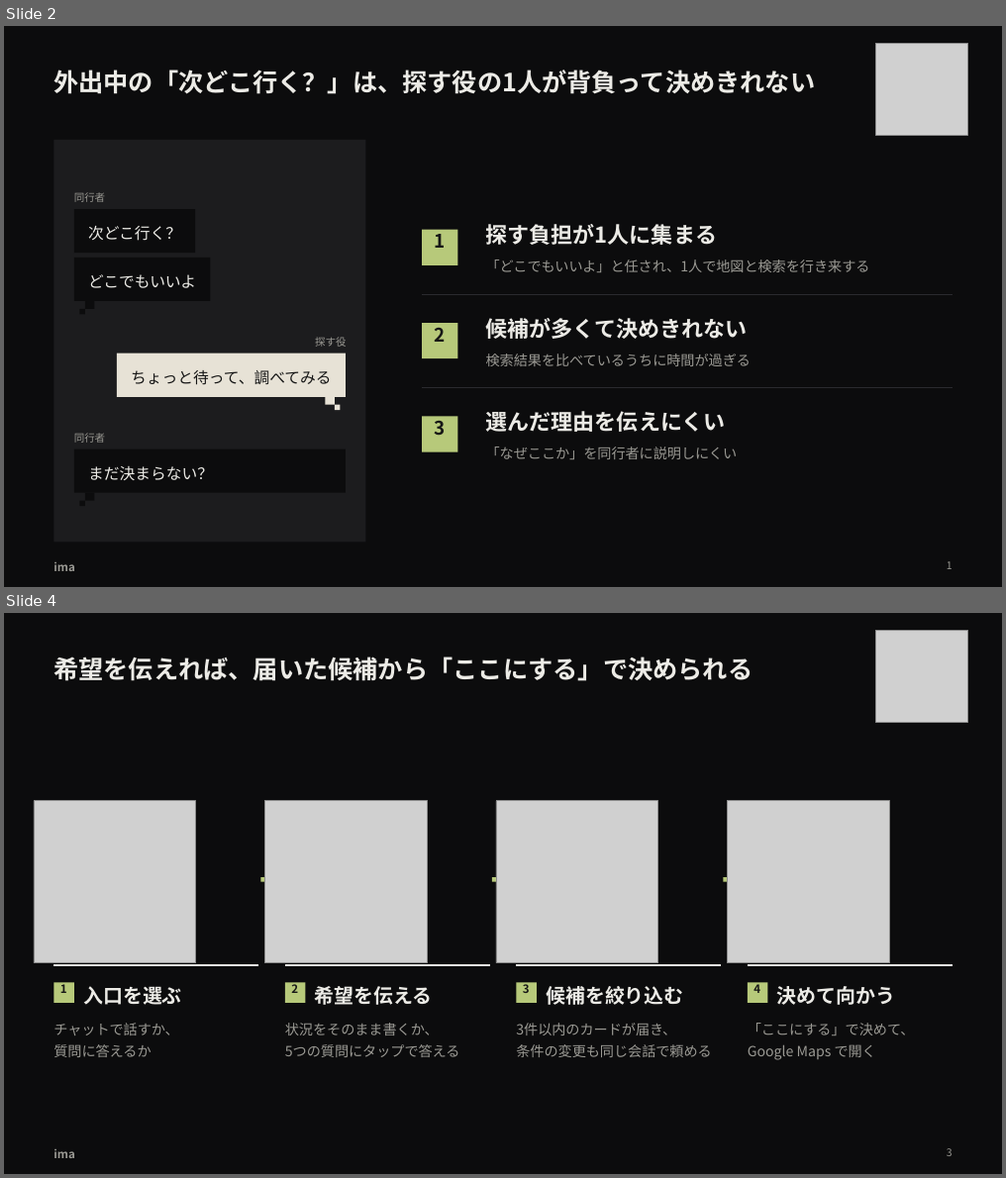
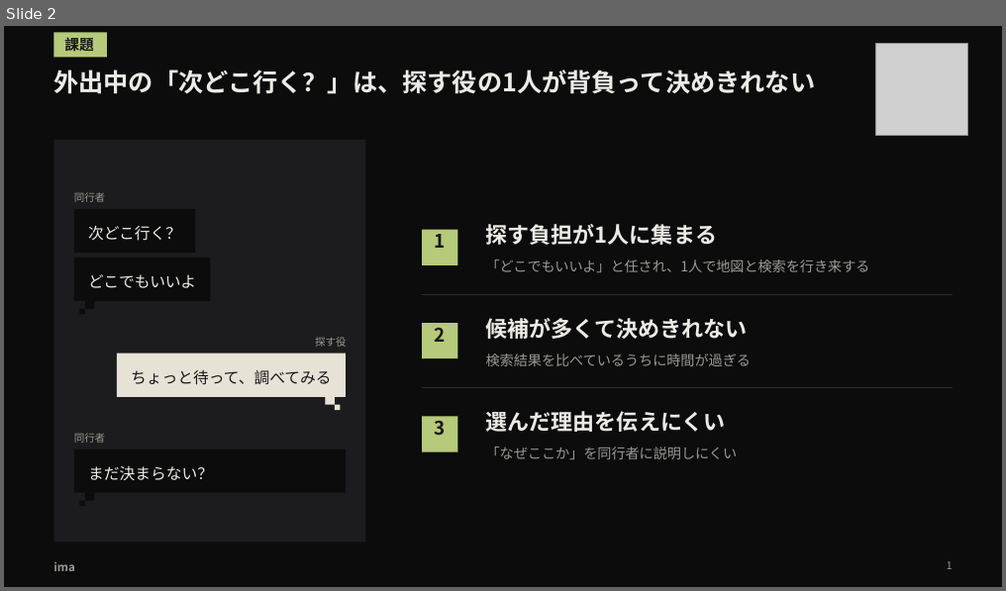
Before and after one commit to takapom/ima-app, a slide deck: docs/pitch/ima-pitch.pptx. Shown one above the other, each under a label of ours: slides 2 and 4 before the commit, slide 2 after it; the slides between them are not shown. The pictures are 1006x1178 and 1006x591 pixels, drawn with LibreOffice and Linux fonts; fonts in the diff are those of the drawing; grey boxes stand for pictures. Boxes give left, top, right and bottom in pixels: in the first picture for what was removed or moved away, otherwise in the second. Text is boxed around its words. In the diff, an @@ line names an element or a change of style, - is before the commit and + after.

```diff
--- a/docs/pitch/ima-pitch.pptx
+++ b/docs/pitch/ima-pitch.pptx
@@ slide 4 removed at (4, 613, 1002, 1174), background #0C0C0D @@
@@ picture removed at (876, 630, 968, 722) @@
@@ text removed at (54, 657, 752, 681) @@
-希望を伝えれば、届いた候補から「ここにする」で決められる
@@ picture removed at (34, 801, 196, 963) @@
@@ picture removed at (264, 801, 427, 963) @@
@@ picture removed at (496, 801, 658, 963) @@
@@ picture removed at (727, 801, 890, 963) @@
@@ rectangle removed at (260, 877, 265, 881) @@
@@ rectangle removed at (492, 877, 497, 881) @@
@@ rectangle removed at (724, 877, 728, 881) @@
@@ line removed from (54, 965) to (258, 965) @@
@@ line removed from (285, 965) to (490, 965) @@
@@ line removed from (516, 965) to (721, 965) @@
@@ line removed from (747, 965) to (952, 965) @@
@@ rectangle removed at (54, 983, 74, 1003) @@
@@ text removed at (60, 981, 67, 993) @@
-1
@@ text removed at (83, 986, 182, 1005) @@
-入口を選ぶ
@@ rectangle removed at (285, 983, 306, 1003) @@
@@ text removed at (291, 981, 298, 993) @@
-2
@@ text removed at (315, 986, 433, 1005) @@
-希望を伝える
@@ rectangle removed at (516, 983, 537, 1003) @@
@@ text removed at (523, 981, 530, 993) @@
-3
@@ text removed at (546, 986, 683, 1005) @@
-候補を絞り込む
@@ rectangle removed at (747, 983, 767, 1003) @@
@@ text removed at (753, 981, 760, 993) @@
-4
@@ text removed at (777, 986, 895, 1005) @@
-決めて向かう
@@ text removed at (54, 1023, 179, 1058) @@
-チャットで話すか、
-質問に答えるか
@@ text removed at (285, 1023, 460, 1058) @@
-状況をそのまま書くか、
-5つの質問にタップで答える
@@ text removed at (516, 1023, 711, 1058) @@
-3件以内のカードが届き、
-条件の変更も同じ会話で頼める
@@ text removed at (747, 1023, 915, 1060) @@
-「ここにする」で決めて、
-Google Maps で開く
@@ text removed at (54, 1150, 74, 1158) @@
-ima
@@ text removed at (946, 1149, 952, 1157) @@
-3
@@ slide 2 changed as well @@
@@ rectangle added at (54, 32, 107, 57), fill #B7C97A, 14 pt, text #161616, bold @@
+課題
```
Also in this commit, not shown: 6 other slides changed, 1 slide added, 1 other slide removed, 1 other file.
